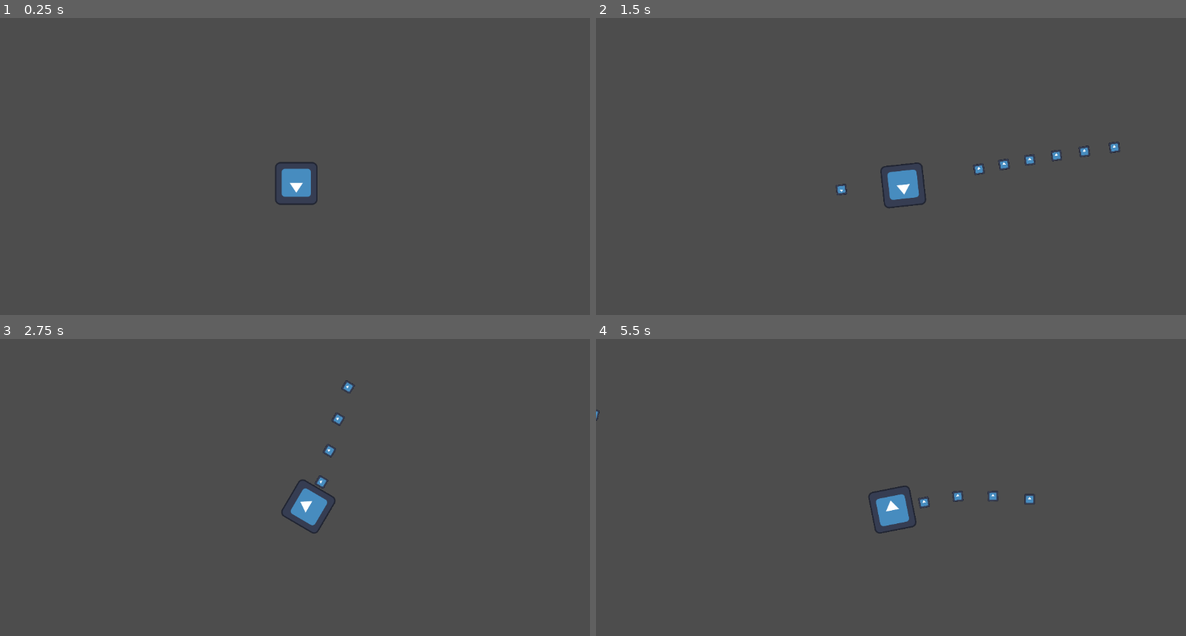
Above: before the commit, frames 1-4 (two rows, left to right).
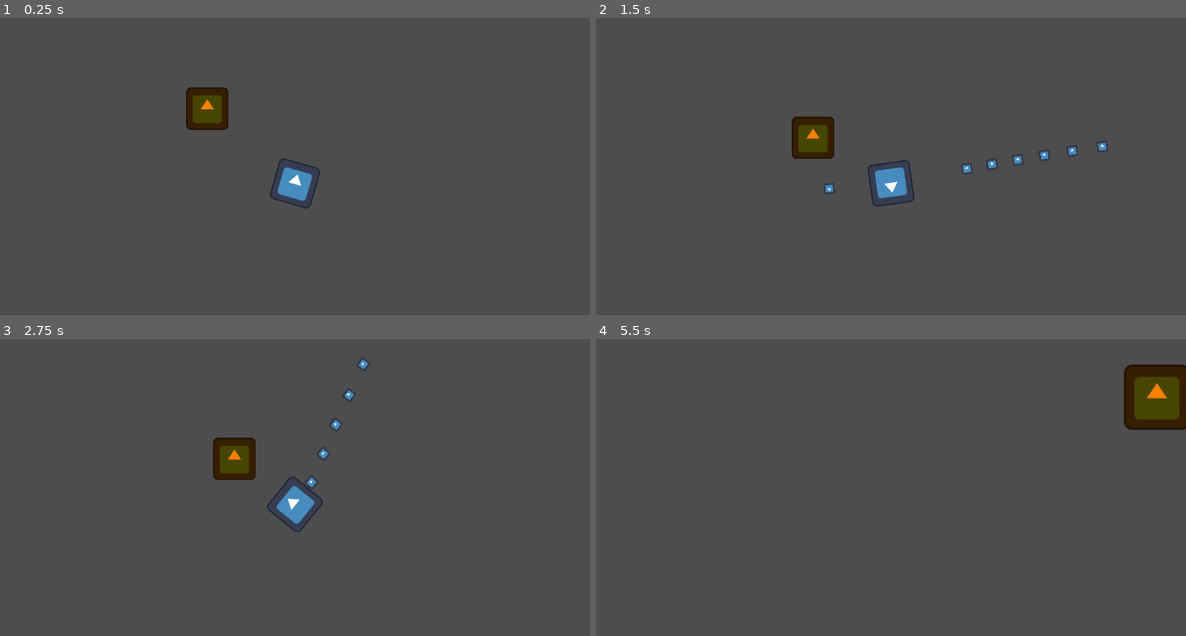
Above: after the commit, the same moments.

Repository: CMBadiuk/GMTK-Jam-25-Splashdown
Game: Godot game, scene res://World.tscn
Two runs of this game, one before a commit and one after it. Both use one fixed random seed, a clock stepped at 60 frames per second and the inputs below. The engine's default icon, where the game draws it, is replaced by a stand-in: a white triangle on a blue panel in a dark square.
Inputs (mouse positions are in pixels of both pictures, inside the frame that each line leads up to):
- Up to frame 1 (0.25 s): no input
- Up to frame 2 (1.5 s): move the mouse to (1020, 166) at 0.52 s; press the mouse at (1020, 166) at 0.53 s; hold D (Move_Right) 0.53-1.28 s; move the mouse to (773, 199) at 1.27 s; release the mouse at (773, 199) at 1.28 s; hold S (Move_Down) from 1.28 s (still down); click (773, 199) at 1.35 s
- Up to frame 3 (2.75 s): move the mouse to (354, 431) at 2.02 s; release S (Move_Down) at 2.03 s; press the mouse at (354, 431) at 2.03 s; hold D (Move_Right) from 2.03 s (still down)
- Up to frame 4 (5.5 s): move the mouse to (861, 570) at 2.77 s; release D (Move_Right) at 2.78 s; release the mouse at (861, 570) at 2.78 s; hold W (Move_Up) 2.78-3.53 s; click (861, 570) at 2.85 s; move the mouse to (1068, 552) at 3.52 s; press the mouse at (1068, 552) at 3.53 s; hold A (Move_Left) 3.53-5.03 s; move the mouse to (714, 454) at 4.27 s; release the mouse at (714, 454) at 4.28 s; click (714, 454) at 4.35 s; move the mouse to (920, 505) at 5.02 s; press the mouse at (920, 505) at 5.03 s; hold S (Move_Down) from 5.03 s (still down)

The runs differ from the first frame. In frame 1, 1.4% of the frame differs, in the area x 31-55%, y 23-65%; in frame 2, 2.4%; in frame 3, 2.1%; in frame 4, 3.1%, in the area x 0-100%, y 8-66%.

Commit message:
Revert "Merge branch 'main' into Caleb-Branch"
This reverts commit 13e0651115b51e208c7baffc5ac97a3daacceb9b, reversing
changes made to 93bc184127e2fed586a37fccf7fd27ef34fc7b57.

Diff:
--- a/World.tscn
+++ b/World.tscn
@@ -1,7 +1,8 @@
-[gd_scene load_steps=5 format=3 uid="uid://cr75xubf3ymsk"]
+[gd_scene load_steps=6 format=3 uid="uid://cr75xubf3ymsk"]
 
 [ext_resource type="PackedScene" uid="uid://ckwn072cvvxnx" path="res://player.tscn" id="1_2dftf"]
 [ext_resource type="PackedScene" uid="uid://crseh7g7s6ifg" path="res://river_current.tscn" id="2_bcbcq"]
+[ext_resource type="PackedScene" uid="uid://p7acrgel14o6" path="res://chaser.tscn" id="3_bcbcq"]
 
 [sub_resource type="RectangleShape2D" id="RectangleShape2D_2dftf"]
 size = Vector2(1889, 80)
@@ -63,3 +64,6 @@
 
 [node name="ChaserNavRegion" type="NavigationRegion2D" parent="."]
 navigation_polygon = SubResource("NavigationPolygon_2dftf")
+
+[node name="ChaserBody" parent="." instance=ExtResource("3_bcbcq")]
+position = Vector2(440, -144)
--- a/chaser.gd
+++ b/chaser.gd
@@ -1,20 +1,57 @@
 extends CharacterBody2D
 
-@export var speed: float = 250.0
+@export var speed: float = 450.0
 @export var health: int = 3
+@export var bounce_force: float = 400.0
+@export var friction: float = 0.95
 
 var player: Node2D
+var can_attack:= true
 
 func _ready() -> void:
 	# Find player as soon as they're spawned
 	player = get_tree().get_first_node_in_group("player")
+	$AttackCooldownTimer.timeout.connect(_on_attack_cooldown_timer_timeout)
 
 func _physics_process(delta: float) -> void:
 	if not is_instance_valid(player):
 		# If player isn't present for any reason, do nothing
+		print("Player not found")
 		return
 	# 1. Get player's current position
 	var player_position = player.global_position
+	# print("Player position: ", player.global_position)
+	# 2. Find optimal path to player using the Nav Server
+	var path = NavigationServer2D.map_get_path(get_world_2d().navigation_map, global_position, player_position, true)
+	# 3. Move towards the next point on that path
+	if path.size() > 1:
+		var move_direction = global_position.direction_to(path[1])
+		velocity += move_direction * speed * delta
+	else:
+		velocity = Vector2.ZERO
+	velocity *= friction
 
-	# 2. Find optimal path to player using the Nav Server
-	var path = NavigationServer2D.map_get_path(get_world_2d().navigation_map, global_position, player_position, true	)
+	move_and_slide()
+
+	# Check for collision with the player
+	for i in get_slide_collision_count():
+		var collision = get_slide_collision(i)
+		var collider = collision.get_collider()
+		if collider.is_in_group("player"):
+			print("Chaser caught the player!")
+			collider.take_damage(1)
+			# Bounce back
+			velocity += collision.get_normal() * bounce_force
+			print("Velocity = ", velocity)
+			# Start attack cooldown
+			can_attack = false
+			$AttackCooldownTimer.start()
+
+func take_damage(amount: int):
+	health -= amount
+	print("Chaser took ", amount, " damage. Health is now ", health)
+	if health <= 0:
+		queue_free()
+
+func _on_attack_cooldown_timer_timeout():
+	can_attack = true
--- a/chaser.tscn
+++ b/chaser.tscn
@@ -7,11 +7,15 @@
 radius = 64.4981
 
 [node name="ChaserBody" type="CharacterBody2D" groups=["enemy"]]
+collision_layer = 4
+collision_mask = 15
 script = ExtResource("1_7nv7r")
 
 [node name="Sprite2D" type="Sprite2D" parent="."]
-modulate = Color(1, 0, 0, 1)
+modulate = Color(1, 0.498039, 0, 1)
 texture = ExtResource("1_w318g")
 
 [node name="CollisionShape2D" type="CollisionShape2D" parent="."]
 shape = SubResource("CircleShape2D_7nv7r")
+
+[node name="AttackCooldownTimer" type="Timer" parent="."]
--- a/player.gd
+++ b/player.gd
@@ -1,4 +1,5 @@
 extends CharacterBody2D
+
 # Enum to define control schemes
 enum ControlScheme { MOUSE_KB, CONTROLLER }
 
@@ -8,10 +9,14 @@
 @export var friction: float = 0.95
 # Reference to water droplet scene
 @export var water_droplet_scene: PackedScene
+@export var health: int = 5
 
 var can_shoot:= true
 var active_scheme: ControlScheme = ControlScheme.MOUSE_KB
 var last_controller_aim := Vector2.RIGHT # Default aim for controller
+
+func _ready():
+	$DamageFlashTimer.timeout.connect(_on_damage_flash_timer_timeout)
 
 func _unhandled_input(event: InputEvent) -> void:
 	# Runs whenever there's an input event, used to detect last used input device
@@ -27,14 +32,9 @@
 	if Input.is_action_pressed("Fire") and can_shoot:
 		shoot()
 
-
 func _physics_process(delta: float) -> void:
-	print("Physics running...") # debug statement
-
 	# Get movement input direction
 	var input_direction := Input.get_vector("Move_Left", "Move_Right", "Move_Up", "Move_Down")
-
-	print("Input:", input_direction) # debug statement
 
 	# If player is providing input, apply a force
 	if input_direction != Vector2.ZERO:
@@ -91,6 +91,19 @@
 	if active_scheme == ControlScheme.CONTROLLER:
 		droplet.rotation = last_controller_aim.angle()
 
+func take_damage(amount: int):
+	health -= amount
+	print("Player took ", amount, " damage! Health is now ", health)
+	$Sprite2D.modulate = Color.RED
+	$DamageFlashTimer.start()
+
+	if health <= 0:
+		print("GAME OVER")
+		queue_free()
+
+func _on_damage_flash_timer_timeout():
+	$Sprite2D.modulate = Color.WHITE
+
 
 func _on_fire_rate_timer_timeout() -> void:
 	# Calls when FireRateTimer finishes
--- a/player.tscn
+++ b/player.tscn
@@ -1,125 +1,26 @@
 [gd_scene load_steps=5 format=3 uid="uid://ckwn072cvvxnx"]
 
 [ext_resource type="Texture2D" uid="uid://xfkud3diitvt" path="res://icon.svg" id="1_4flbx"]
+[ext_resource type="Script" uid="uid://c7r8qm2lji5hn" path="res://player.gd" id="1_onrkg"]
 [ext_resource type="PackedScene" uid="uid://ofsv5lr2t6pg" path="res://water_droplet.tscn" id="2_i3pqv"]
-
-[sub_resource type="GDScript" id="GDScript_onrkg"]
-script/source = "extends CharacterBody2D
-
-# Enum to define control schemes
-enum ControlScheme { MOUSE_KB, CONTROLLER }
-
-# Strength of the player's push, editable in the Inspector
-@export var move_force: float = 500.0
-# This adds drag to the player
-@export var friction: float = 0.95
-# Reference to water droplet scene
-@export var water_droplet_scene: PackedScene
-
-var can_shoot:= true
-var active_scheme: ControlScheme = ControlScheme.MOUSE_KB
-var last_controller_aim := Vector2.RIGHT # Default aim for controller
-
-func _unhandled_input(event: InputEvent) -> void:
-	# Runs whenever there's an input event, used to detect last used input device
-	if event is InputEventMouseMotion:
-		active_scheme = ControlScheme.MOUSE_KB
-	elif  event is InputEventJoypadMotion or event is InputEventJoypadButton:
-		active_scheme = ControlScheme.CONTROLLER
-		print(\"Controller input detected\")
-
-func _process(delta: float) -> void:
-	# Handle aiming and check for shooting input here
-	aim()
-	if Input.is_action_pressed(\"Fire\") and can_shoot:
-		shoot()
-
-
-func _physics_process(delta: float) -> void:
-	print(\"Physics running...\") # debug statement
-
-	# Get movement input direction
-	var input_direction := Input.get_vector(\"Move_Left\", \"Move_Right\", \"Move_Up\", \"Move_Down\")
-
-	print(\"Input:\", input_direction) # debug statement
-
-	# If player is providing input, apply a force
-	if input_direction != Vector2.ZERO:
-		velocity += input_direction * move_force * delta
-	# Apply friction to velocity
-	velocity *= friction
-
-	# Move player based on physics inputs acting on it
-	move_and_slide()
-
-func aim() -> void:
-	# This function routes to appropriate aim logic for control scheme
-	match active_scheme:
-		ControlScheme.MOUSE_KB:
-			aim_with_mouse()
-		ControlScheme.CONTROLLER:
-			aim_with_controller() # Currently not switching schemes properly. Figure this out later if at all
-
-func aim_with_mouse() -> void:
-	# Look at the global mouse position.
-	look_at(get_global_mouse_position())
-
-func aim_with_controller() -> void:
-	# Get input from the controller's right stick.
-	var aim_direction := Input.get_vector(\"Contr_Aim_Left\", \"Contr_Aim_Right\", \"Contr_Aim_Up\", \"Contr_Aim_Down\")
-
-	# We only update the rotation if the stick is actively being pushed.
-	# This prevents the player from snapping back to a default rotation.
-	if aim_direction != Vector2.ZERO:
-		rotation = aim_direction.angle()
-		last_controller_aim = aim_direction # Store the last direction
-	# If the stick is neutral, the player continues facing the last known direction
-
-func shoot() -> void:
-	# This function handles firing a projectile.
-	# First, check if the scene has been assigned in the editor.
-	if not water_droplet_scene:
-		print(\"Water droplet scene not set on player!\")
-		return
-
-	# Set can_shoot to false, start cooldown timer
-	can_shoot = false
-	$FireRateTimer.start()
-
-	# Create a new instance of our water droplet, parent it to world root
-	var droplet = water_droplet_scene.instantiate()
-	get_tree().root.add_child(droplet)
-
-	# Position the new droplet at the Muzzle's global position and rotation
-	var muzzle = $Muzzle
-	droplet.global_transform = muzzle.global_transform
-
-	# If using a controller and the aim stick is neutral, we need to ensure the projectile still fires in the correct direction
-	if active_scheme == ControlScheme.CONTROLLER:
-		droplet.rotation = last_controller_aim.angle()
-
-
-func _on_fire_rate_timer_timeout() -> void:
-	# Calls when FireRateTimer finishes
-	can_shoot = true
-"
 
 [sub_resource type="CircleShape2D" id="CircleShape2D_onrkg"]
 radius = 64.0
 
-[node name="Player" type="CharacterBody2D"]
-script = SubResource("GDScript_onrkg")
+[node name="Player" type="CharacterBody2D" groups=["player"]]
+collision_layer = 2
+collision_mask = 15
+script = ExtResource("1_onrkg")
 water_droplet_scene = ExtResource("2_i3pqv")
 
 [node name="Sprite2D" type="Sprite2D" parent="."]
 texture = ExtResource("1_4flbx")
 
-[node name="CollisionShape2D" type="CollisionShape2D" parent="."]
+[node name="CollisionShape2D" type="CollisionShape2D" parent="." groups=["player"]]
 shape = SubResource("CircleShape2D_onrkg")
 
-[node name="Camera2D" type="Camera2D" parent="."]
+[node name="Camera2D" type="Camera2D" parent="." groups=["player"]]
 zoom = Vector2(0.65, 0.65)
-position_smoothing_enabled = true
 
 [node name="Muzzle" type="Marker2D" parent="."]
 position = Vector2(72, 0)
@@ -128,4 +29,6 @@
 wait_time = 0.1
 one_shot = true
 
+[node name="DamageFlashTimer" type="Timer" parent="."]
+
 [connection signal="timeout" from="FireRateTimer" to="." method="_on_fire_rate_timer_timeout"]
--- a/project.godot
+++ b/project.godot
@@ -72,3 +72,10 @@
 "events": [Object(InputEventJoypadMotion,"resource_local_to_scene":false,"resource_name":"","device":-1,"axis":2,"axis_value":1.0,"script":null)
 ]
 }
+
+[layer_names]
+
+2d_physics/layer_1="world"
+2d_physics/layer_2="player"
+2d_physics/layer_3="enemies"
+2d_physics/layer_4="projectiles"
--- a/river_current.tscn
+++ b/river_current.tscn
@@ -6,6 +6,7 @@
 size = Vector2(2048, 512)
 
 [node name="RiverCurrent" type="Area2D"]
+collision_mask = 7
 script = ExtResource("1_arvo3")
 
 [node name="CollisionShape2D" type="CollisionShape2D" parent="."]
--- a/water_droplet.gd
+++ b/water_droplet.gd
@@ -9,6 +9,8 @@
 
 func _on_body_entered(body: Node2D) -> void:
 	# Fired when physics body is hit. Can have damage logic later
+	if body.is_in_group("enemy"):
+		body.take_damage(1)
 	queue_free() # Destroys the droplet instance
 
 func _on_timer_timeout() -> void:
--- a/water_droplet.tscn
+++ b/water_droplet.tscn
@@ -6,6 +6,8 @@
 [sub_resource type="CapsuleShape2D" id="CapsuleShape2D_h1mwo"]
 
 [node name="WaterDroplet" type="Area2D"]
+collision_layer = 8
+collision_mask = 6
 script = ExtResource("1_h1mwo")
 
 [node name="Sprite2D" type="Sprite2D" parent="."]
